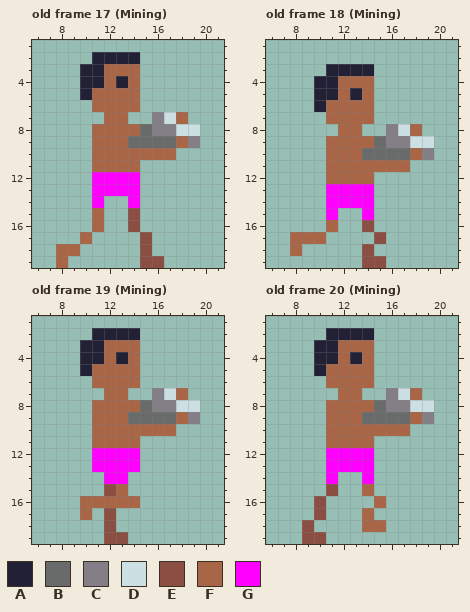
File history of a pixel-art file, Pixel Art/Units/Villager Carrying Resources.ase. That is the earlier state.
26x20 pixels, 40 frames. Shown: old frame 17 (Mining): x 6..21, y 1..19; old frame 18 (Mining): x 6..21, y 1..19; old frame 19 (Mining): x 6..21, y 1..19; old frame 20 (Mining): x 6..21, y 1..19. The commit also changed other frames, which this record leaves out.
Palette (. is transparent): A #222034  B #696a6a  C #847e87  D #ccdfe3  E #8a4e43  F #a86647  G #ff00ff
Pixels before, old frame 17 (Mining), first column x 8:
 2 ...AAAA.....
 3 ..AAFFF.....
 4 ..AAFAF.....
 5 ..AFFFF.....
 6 ...FFFF.....
 7 ....FF..CDF.
 8 ...FFFFBCCDD
 9 ...FFFBBBBFC
10 ...FFFFFFF..
11 ...FFFF.....
12 ...GGGG.....
13 ...GGGG.....
14 ...G..G.....
15 ...F..E.....
16 ...F..E.....
17 ..F....E....
18 FF.....E....
19 F......EE...
Pixels before, old frame 18 (Mining), first column x 8:
 3 ...AAAA.....
 4 ..AAFFF.....
 5 ..AAFAF.....
 6 ..AFFFF.....
 7 ...FFFF.....
 8 ....FF..CDF.
 9 ...FFFFBCCDD
10 ...FFFBBBBFC
11 ...FFFFFFF..
12 ...FFFF.....
13 ...GGGG.....
14 ...GGGG.....
15 ...G..G.....
16 ...F..E.....
17 FFF....E....
18 F.....E.....
19 ......EE....
Pixels before, old frame 19 (Mining), first column x 10:
 2 .AAAA.....
 3 AAFFF.....
 4 AAFAF.....
 5 AFFFF.....
 6 .FFFF.....
 7 ..FF..CDF.
 8 .FFFFBCCDD
 9 .FFFBBBBFC
10 .FFFFFFF..
11 .FFFF.....
12 .GGGG.....
13 .GGGG.....
14 ..GG......
15 ..EF......
16 FFFFF.....
17 F.E.......
18 ..E.......
19 ..EE......
Pixels before, old frame 20 (Mining), first column x 9:
 2 ..AAAA.....
 3 .AAFFF.....
 4 .AAFAF.....
 5 .AFFFF.....
 6 ..FFFF.....
 7 ...FF..CDF.
 8 ..FFFFBCCDD
 9 ..FFFBBBBFC
10 ..FFFFFFF..
11 ..FFFF.....
12 ..GGGG.....
13 ..GGGG.....
14 ..G..G.....
15 ..E..F.....
16 .E....F....
17 .E...F.....
18 E....FF....
19 EE.........
Once edited:
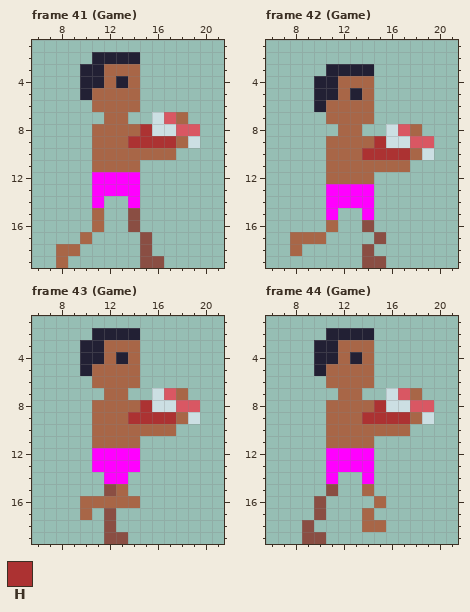
Colours new in this view: H #ac3232
A new or re-ordered frame is compared with the old frame closest to it.
The edit:
frames 40 -> 48
Colour C changes from #847e87 to #ccdfe3.
Colour D changes from #ccdfe3 to #d95763.
Frame 41 (Game) is new; against old frame 17 (Mining):
The edit turns colour B into colour H in row 8 at x 15; in row 9 at x 14 to 17.
Frame 42 (Game) is new; against old frame 18 (Mining):
The edit turns colour B into colour H in row 9 at x 15; in row 10 at x 14 to 17.
Frame 43 (Game) is new; against old frame 19 (Mining): the same change as frame 41 (Game)
Frame 44 (Game) is new; against old frame 20 (Mining): the same change as frame 41 (Game)
Boxes around the changes in both pictures, in picture pixels (x1, y1, x2, y2):
changed: (128, 112, 200, 148)
changed: (362, 124, 434, 160)
changed: (128, 388, 200, 424)
changed: (362, 388, 434, 424)
